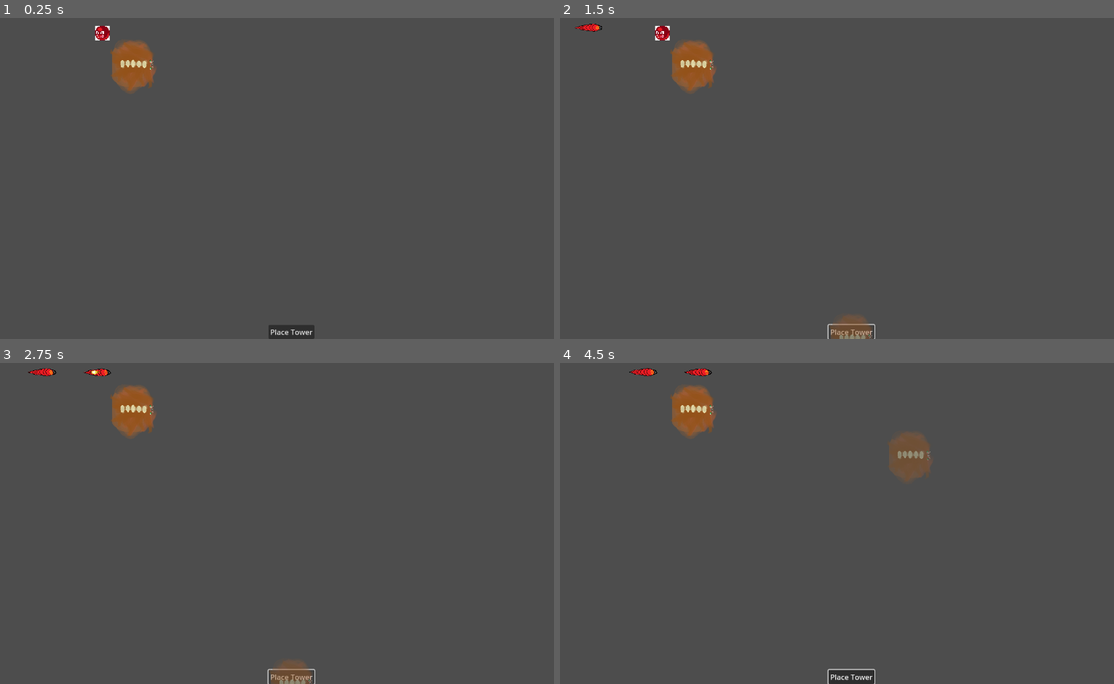
Above: before the commit, frames 1-4 (two rows, left to right).
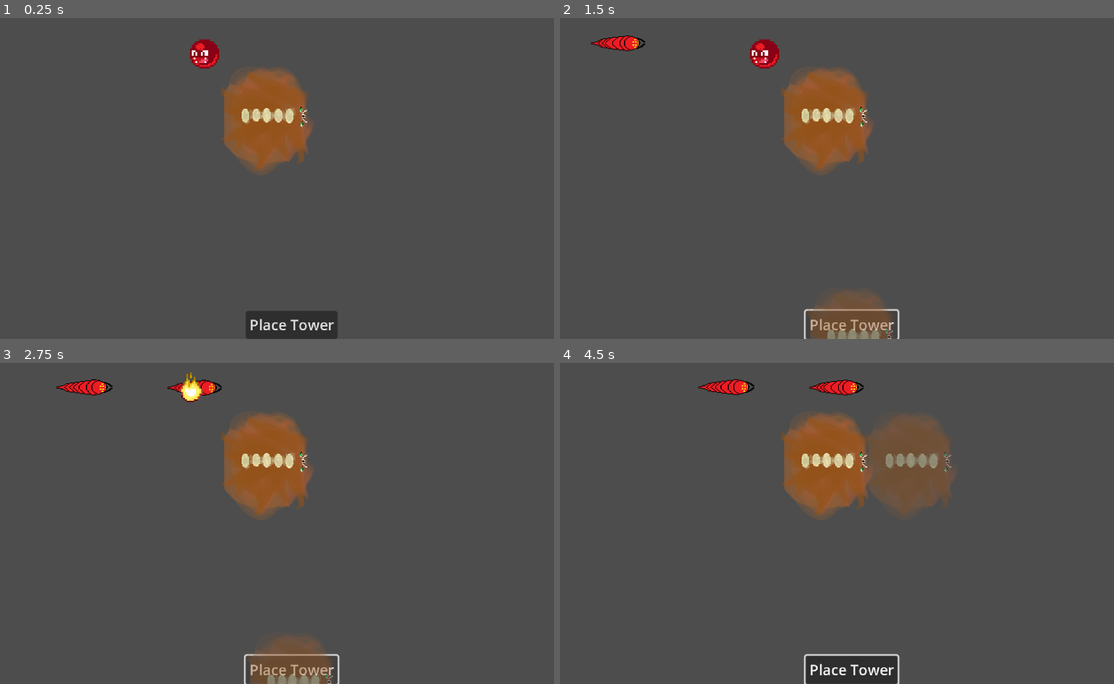
Above: after the commit, the same moments.

Repository: Moonlock/jameGam
Game: Godot game, scene res://thing_jam.tscn
Same seed, same stepped clock (60 frames per second), same inputs: the game is played once before the commit and once after it.
Inputs (mouse positions are in pixels of both pictures, inside the frame that each line leads up to):
- Up to frame 1 (0.25 s): no input
- Up to frame 2 (1.5 s): click "Place Tower" at 0.5 s; click "Place Tower" at 1.25 s
- Up to frame 3 (2.75 s): click "Place Tower" at 2 s
- Up to frame 4 (4.5 s): tap Enter (ui_accept) at 2.75, 3.02, 3.77 s; move the mouse to (981, 504) at 2.77 s; move the mouse to (737, 536) at 3.52 s; move the mouse to (909, 449) at 4.27 s

The runs differ from the first frame. In frame 1, 6.7% of the frame differs, in the area x 17-61%, y 2-100%; in frame 2, 7.5%; in frame 3, 7.5%; in frame 4, 10%, in the area x 12-72%, y 1-100%.
Error in both runs: Invalid access to property or key 'position' on a base object of type 'InputEventKey'. (res://Towers/place_tower_button.gd:33)

Commit message:
Fixed Some Sprites and Fire

Diff:
--- a/bug.gd
+++ b/bug.gd
@@ -15,8 +15,10 @@
 	_on_fire = true
 	# add animated fire
 	var fire = fire_scene.instantiate()
+	fire.rotation = -PI/2
 	fire.play("default")
 	add_child(fire)
+	# add timer for fire damage
 	var timer = Timer.new()
 	add_child(timer)
 	timer.wait_time = 1.0
--- a/fire.tscn
+++ b/fire.tscn
@@ -39,5 +39,6 @@
 }]
 
 [node name="Fire" type="AnimatedSprite2D"]
+scale = Vector2(2, 2)
 sprite_frames = SubResource("SpriteFrames_r2yji")
-frame_progress = 0.612176
+frame_progress = 0.53739
--- a/project.godot
+++ b/project.godot
@@ -19,6 +19,7 @@
 
 window/size/viewport_width=1280
 window/size/viewport_height=720
+window/stretch/scale=2.0
 
 [input]
 
Binary file changed: sprites/bullet-fire.png
Binary file changed: sprites/bullet.png
